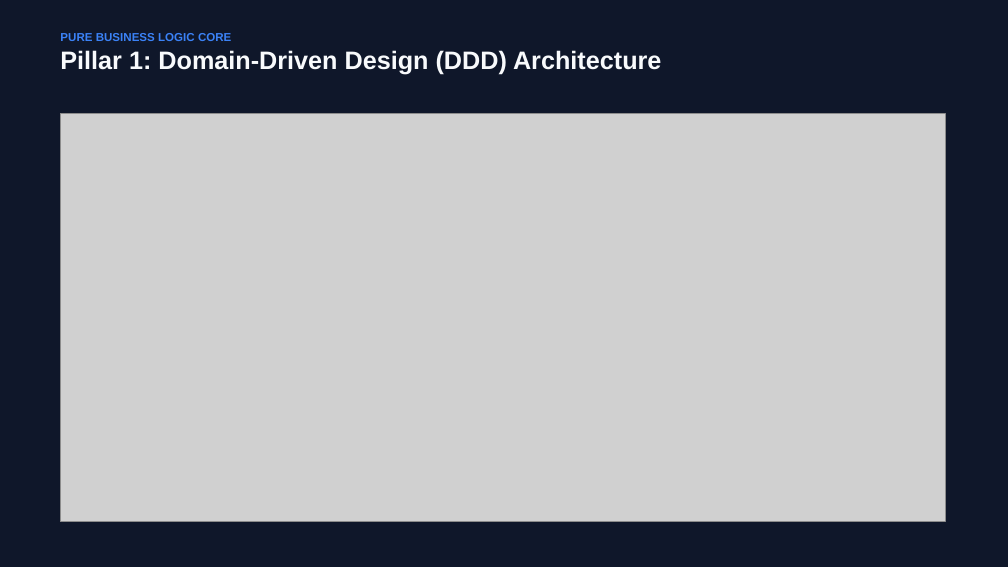
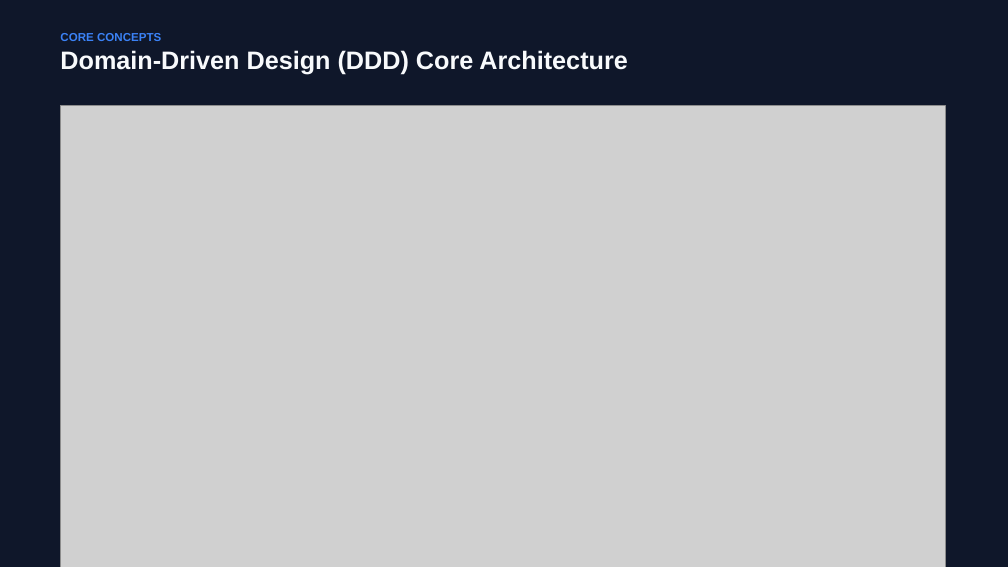
Before and after one commit to hykuBipin/DDD_HEXAGONAL_ARCHUNIT_NEW, a slide deck: slide 3 of Satellite_Architecture_DDD_Hexagonal_ArchUnit.pptx. Drawn at 1008x567 pixels with LibreOffice and Linux fonts; fonts in the diff are those of the drawing; grey boxes stand for pictures. Boxes give left, top, right and bottom in pixels: in the first picture for what was removed or moved away, otherwise in the second. Text is boxed around its words. In the diff, an @@ line names an element or a change of style, - is before the commit and + after.

```diff
--- a/Satellite_Architecture_DDD_Hexagonal_ArchUnit.pptx
+++ b/Satellite_Architecture_DDD_Hexagonal_ArchUnit.pptx
@@ text at (60, 33, 627, 74): text changed @@
-PURE BUSINESS LOGIC CORE
-Pillar 1: Domain-Driven Design (DDD) Architecture
+CORE CONCEPTS
+Domain-Driven Design (DDD) Core Architecture
@@ picture: place and size @@
-picture at (60, 113, 945, 522)
+picture at (60, 106, 945, 567)
```
Also in this commit, not shown: 3 other slides changed, 3 slides added, 6 slides removed, 7 other files.
